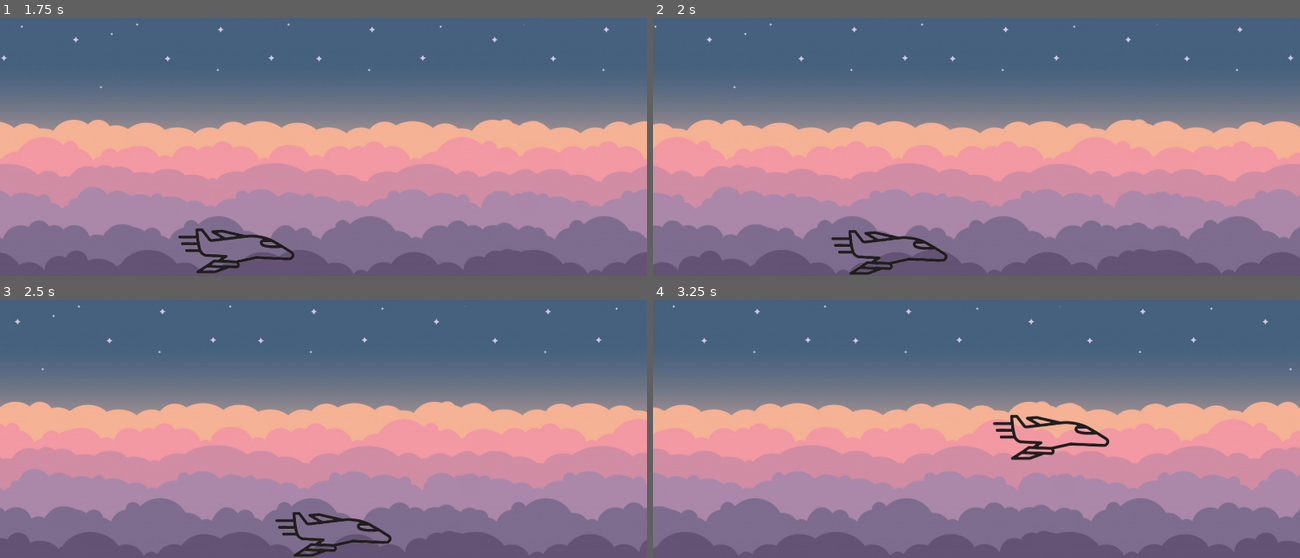
Above: before the commit, frames 1-4 (two rows, left to right).
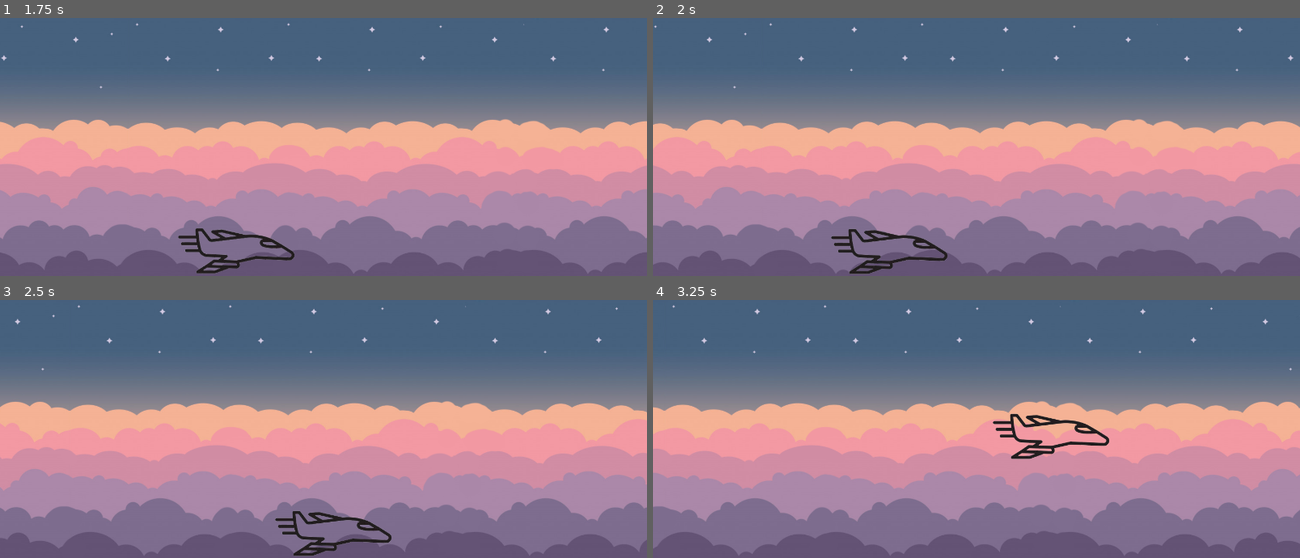
Above: after the commit, the same moments.

Repository: bonfire-camaraderie/Paper-Plane
Game: Godot game, scene res://World.tscn
Two runs of this game, one before a commit and one after it. Both use one fixed random seed, a clock stepped at 60 frames per second and the inputs below.
Inputs:
- Up to frame 1 (1.75 s): hold Right (ui_right) 0.53-1.28 s; hold Down (ui_down) from 1.28 s (still down)
- Up to frame 2 (2 s): keep holding Down (ui_down)
- Up to frame 3 (2.5 s): release Down (ui_down) at 2.03 s; hold Right (ui_right) from 2.03 s (still down)
- Up to frame 4 (3.25 s): release Right (ui_right) at 2.78 s; hold Up (ui_up) from 2.78 s (still down)

Frame 1 is identical in both runs. In frame 2, 0.6% of the frame differs, in the area x 27-46%, y 81-100%; in frame 3, 0.6%; in frame 4, 0.7%, in the area x 52-71%, y 43-63%.

Commit message:
shrinked top and bottom boundary collision rectangles in width

Diff:
--- a/World.tscn
+++ b/World.tscn
@@ -6,7 +6,7 @@
 [ext_resource path="res://ParallaxBackground.gd" type="Script" id=4]
 
 [sub_resource type="RectangleShape2D" id=1]
-extents = Vector2( 1560.76, 16.1713 )
+extents = Vector2( 763.488, 16.1713 )
 
 [sub_resource type="RectangleShape2D" id=2]
 extents = Vector2( 20.4076, 325.49 )
@@ -43,11 +43,11 @@
 position = Vector2( 113.805, -54.1045 )
 
 [node name="Barier Horizontal Top" type="CollisionShape2D" parent="Vertical Bariers"]
-position = Vector2( 1437.73, 42.4045 )
+position = Vector2( 644.776, 40.1324 )
 shape = SubResource( 1 )
 
 [node name="Barier Horizontal Bottom" type="CollisionShape2D" parent="Vertical Bariers"]
-position = Vector2( 1445.52, 669.666 )
+position = Vector2( 638.934, 667.394 )
 rotation = 3.14159
 shape = SubResource( 1 )
 
